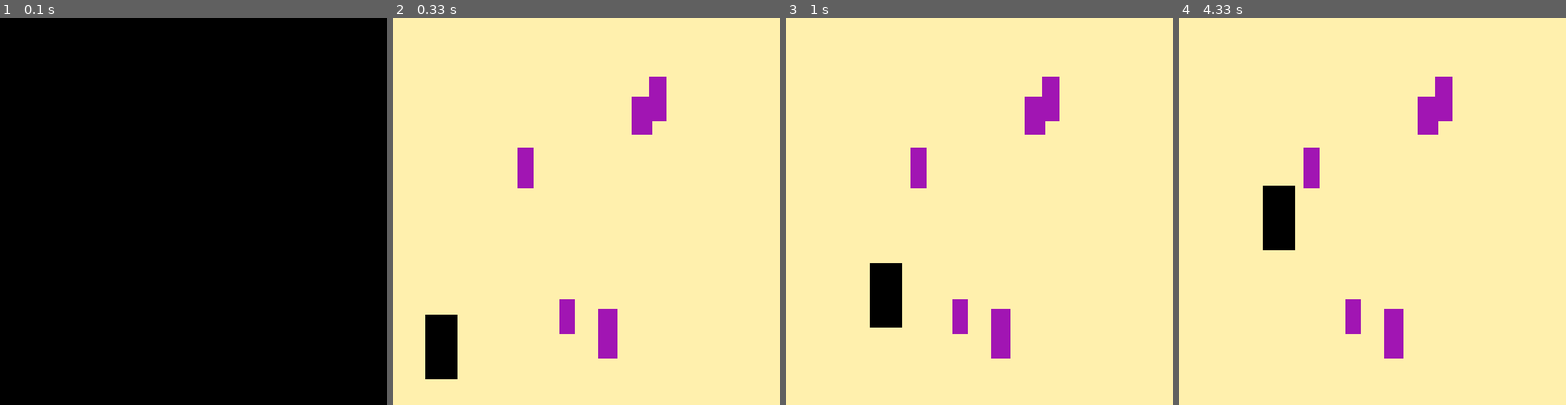
Above: before the commit, frames 1-4 (left to right).
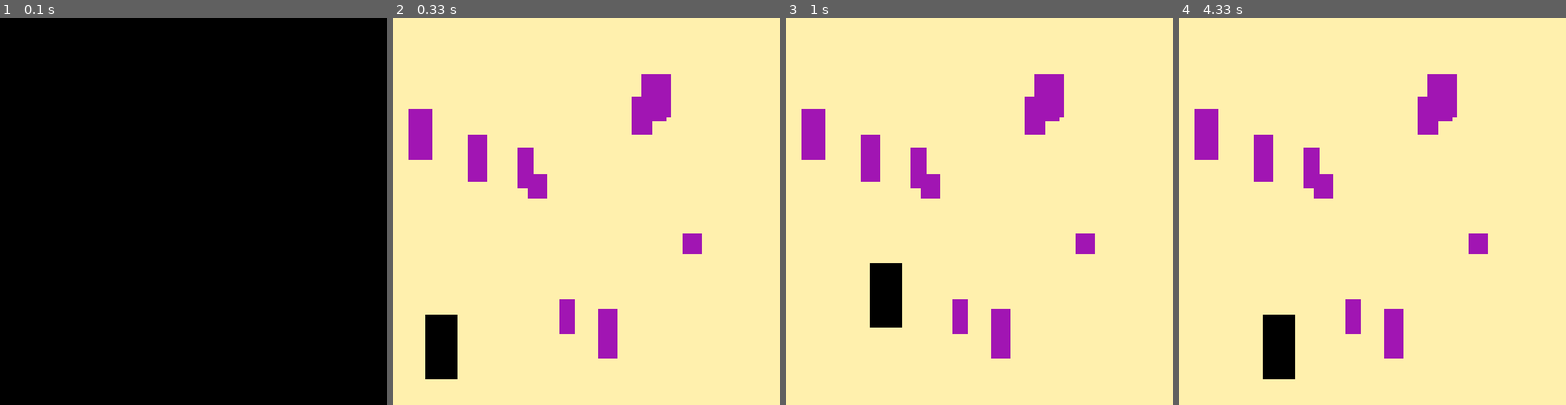
Above: after the commit, the same moments.

Repository: VicoVee/pygame-learning
Game: pygame game, started from trash.py
The game is run twice, just before and just after one commit, with the same random seed, the same clock (stepped at 60 frames per second) and the same inputs.
Inputs:
- Up to frame 1 (0.1 s): no input
- Up to frame 2 (0.33 s): no input
- Up to frame 3 (1 s): hold D 0.33-0.8 s; hold W from 0.83 s (still down)
- Up to frame 4 (4.33 s): release W at 1.13 s; hold D 1.17-1.63 s; hold A 1.67-2.2 s; hold S 2.23-2.53 s; hold A 2.57-2.97 s; hold W 3-3.37 s; hold D 3.4-4.03 s; hold S from 4.07 s (still down)

Frame 1 is identical in both runs. In frame 2, 2.2% of the frame differs, in the area x 4-80%, y 14-61%; in frame 3, 2.2%; in frame 4, 5.0%, in the area x 4-80%, y 14-94%.

Commit message:
Fixed a minor typo in the Width/Height Boundary creation, called the wrong variables (char_x instead of char_width etc.)

Diff:
--- a/trash.py
+++ b/trash.py
@@ -25,12 +25,12 @@
 char_speed = 40
 
 #Window Boundaries
-WidthBoundary = ScreenWidth - char_x - char_speed
-HelpeightBoundary = ScreenHeight- char_y - char_speed
+WidthBoundary = ScreenWidth - char_width - char_speed
+HeightBoundary = ScreenHeight - char_height - char_speed
 
 #Make a list of interactive trash sprites
 TrashPile= []
-for i in range(5):
+for i in range(10):
     #Randomly assign a size and location of each piece of trash
     trash_x = random.randint(5, ScreenWidth - 100)
     trash_y = random.randint(5, ScreenHeight - 100)
@@ -60,7 +60,7 @@
             char_x += char_speed
         elif keys[pygame.K_w] and char_y > char_speed:
             char_y -= char_speed
-        elif keys[pygame.K_s] and char_y < HelpeightBoundary:
+        elif keys[pygame.K_s] and char_y < HeightBoundary:
             char_y += char_speed
 
     #Load Background
